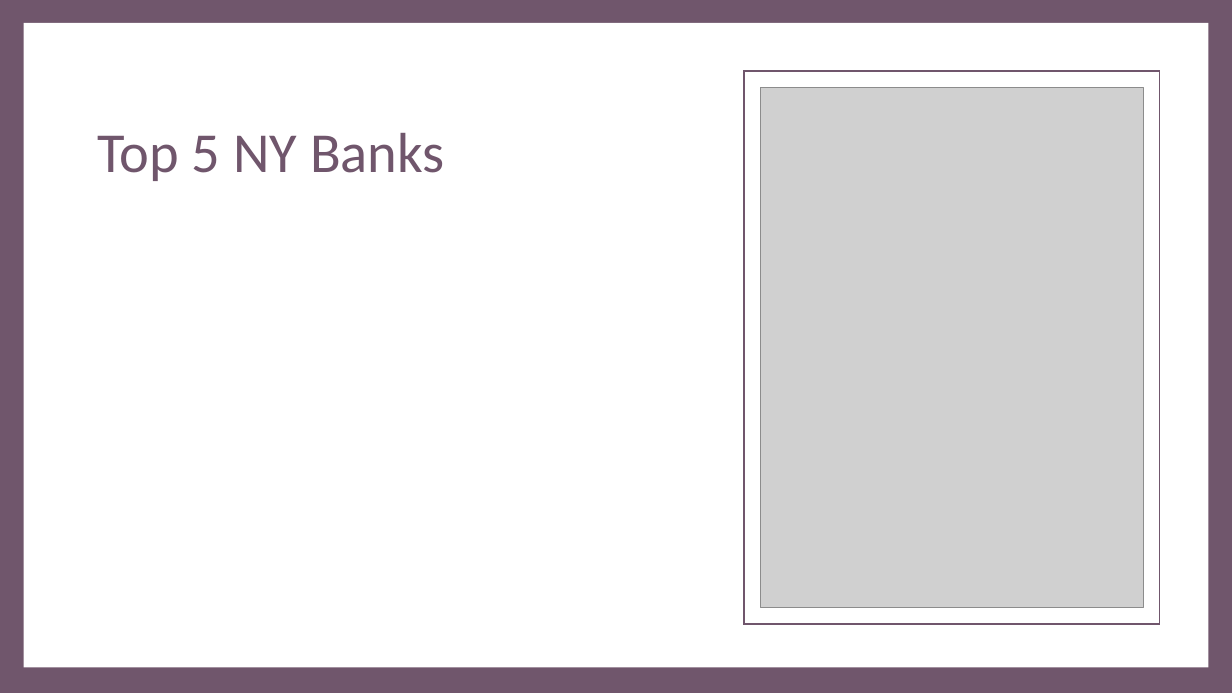
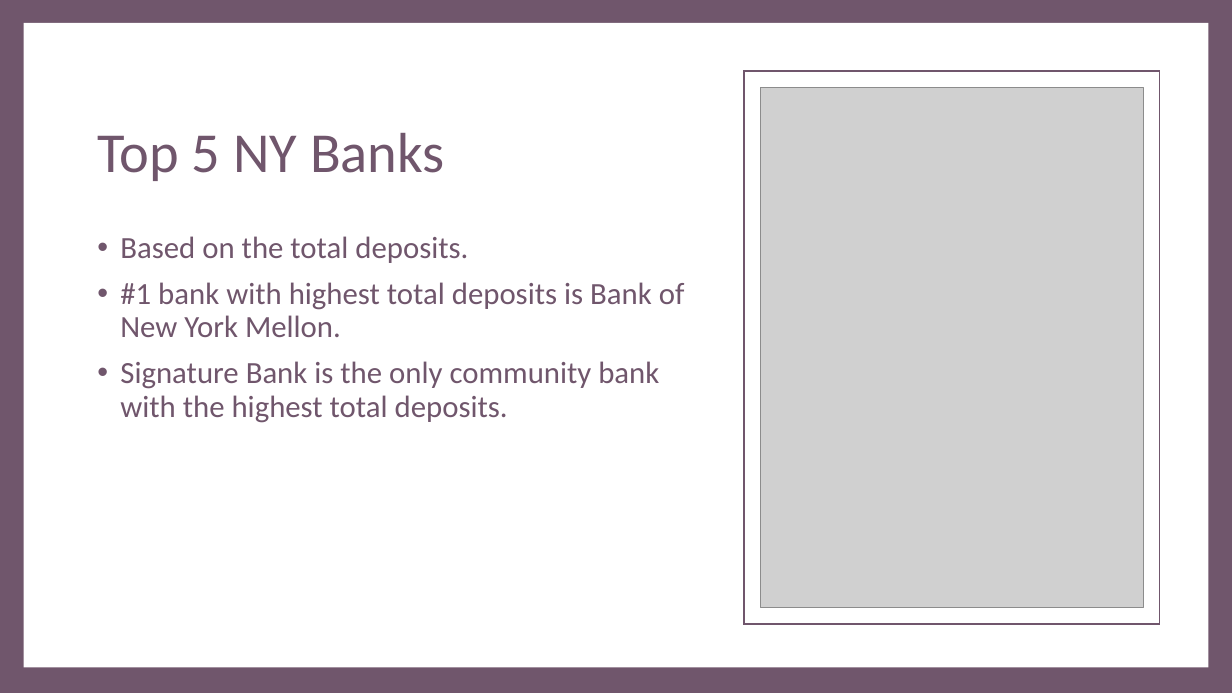
Before and after one commit to StephanieChew-nyc/Stephanie_Chew_Capstone_4, a slide deck: slide 3 of Stephanie_Chew_Capstone_4.pptx. Drawn at 1232x693 pixels with LibreOffice and Linux fonts; fonts in the diff are those of the drawing; grey boxes stand for pictures. Boxes give left, top, right and bottom in pixels: in the first picture for what was removed or moved away, otherwise in the second. Text is boxed around its words. In the diff, an @@ line names an element or a change of style, - is before the commit and + after.

```diff
--- a/Stephanie_Chew_Capstone_4.pptx
+++ b/Stephanie_Chew_Capstone_4.pptx
@@ text added at (120, 236, 685, 423), 24 pt, text #70566C @@
+• Based on the total deposits.
+• #1 bank with highest total deposits is Bank of New York Mellon.
+• Signature Bank is the only community bank with the highest total deposits.
```
Also in this commit, not shown: 2 other slides changed, 3 slides added, 2 other files.
